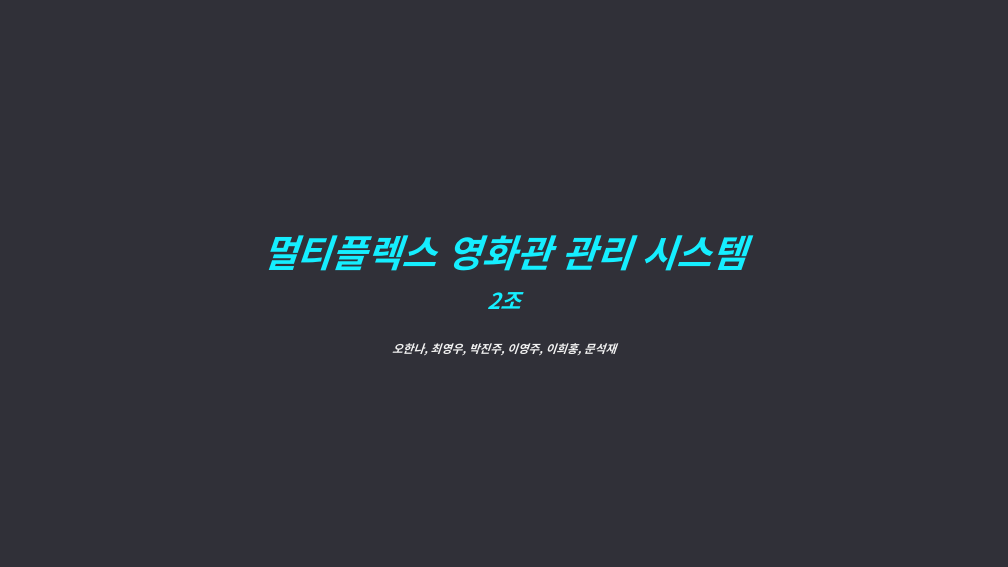
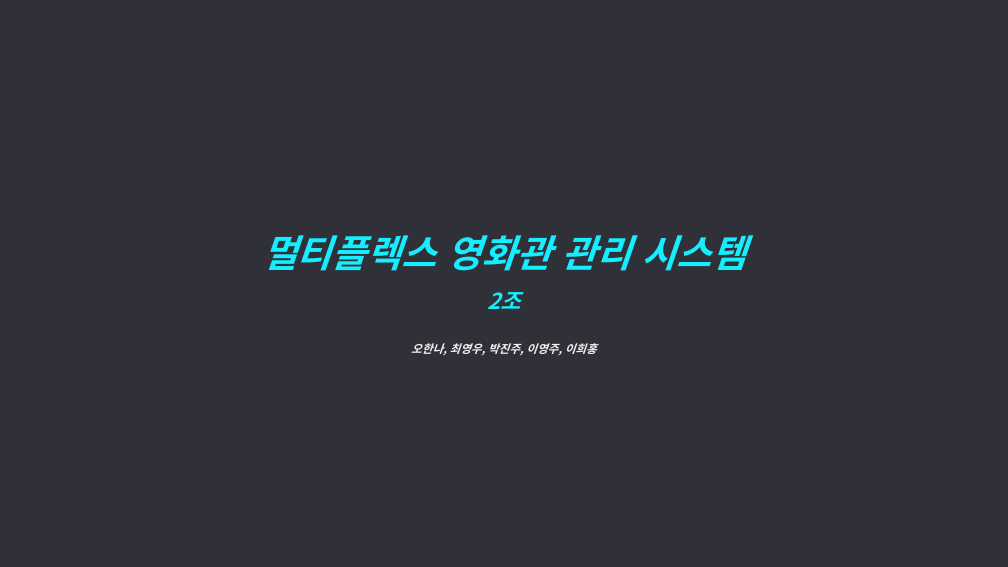
Before and after one commit to ywc-412/MultiplexTeamProject, a slide deck: slide 1 of 2조 개요, 요구사항, 메뉴구조도.pptx. Drawn at 1008x567 pixels with LibreOffice and Linux fonts; fonts in the diff are those of the drawing. Boxes give left, top, right and bottom in pixels: in the first picture for what was removed or moved away, otherwise in the second. Text is boxed around its words. In the diff, an @@ line names an element or a change of style, - is before the commit and + after.

Commit message:
commit & push

```diff
--- a/2조 개요, 요구사항, 메뉴구조도.pptx
+++ b/2조 개요, 요구사항, 메뉴구조도.pptx
@@ text at [411,343,597,355]: text changed @@
-오한나, 최영우, 박진주, 이영주, 이희홍, 문석재
+오한나, 최영우, 박진주, 이영주, 이희홍
```
